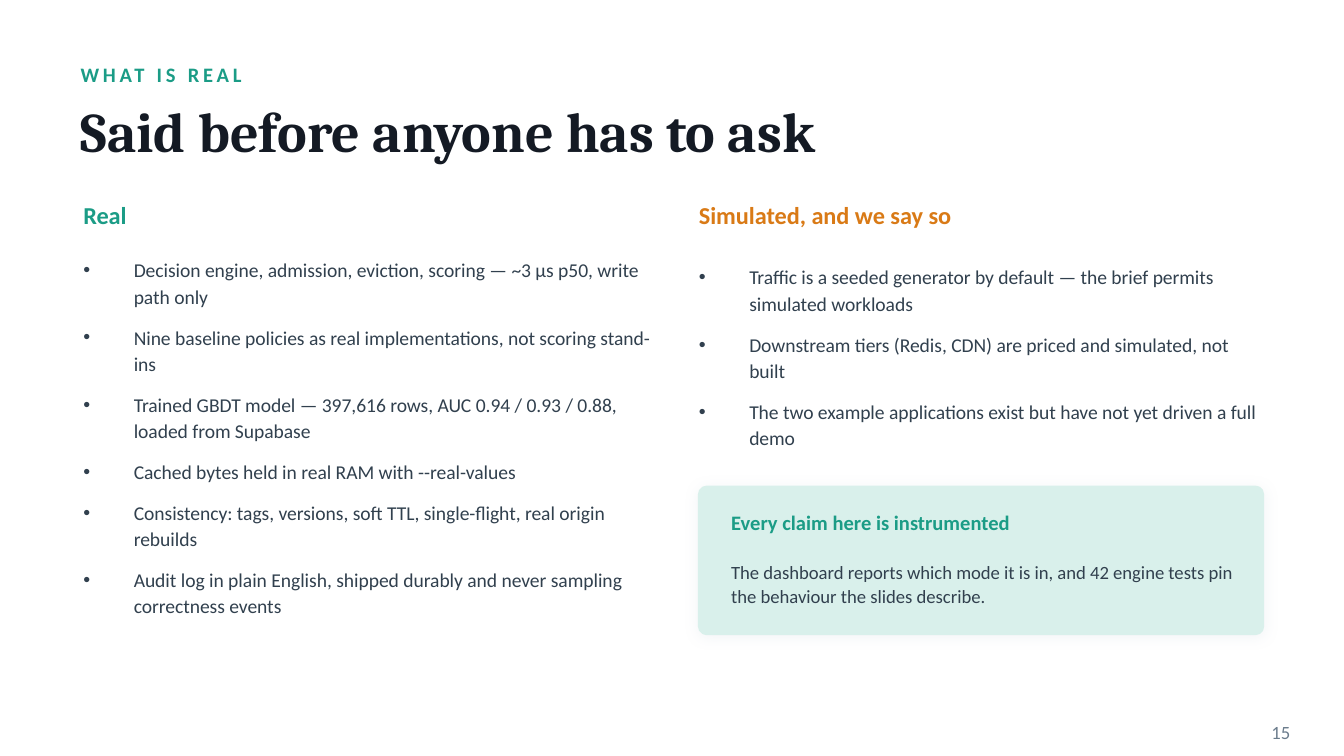
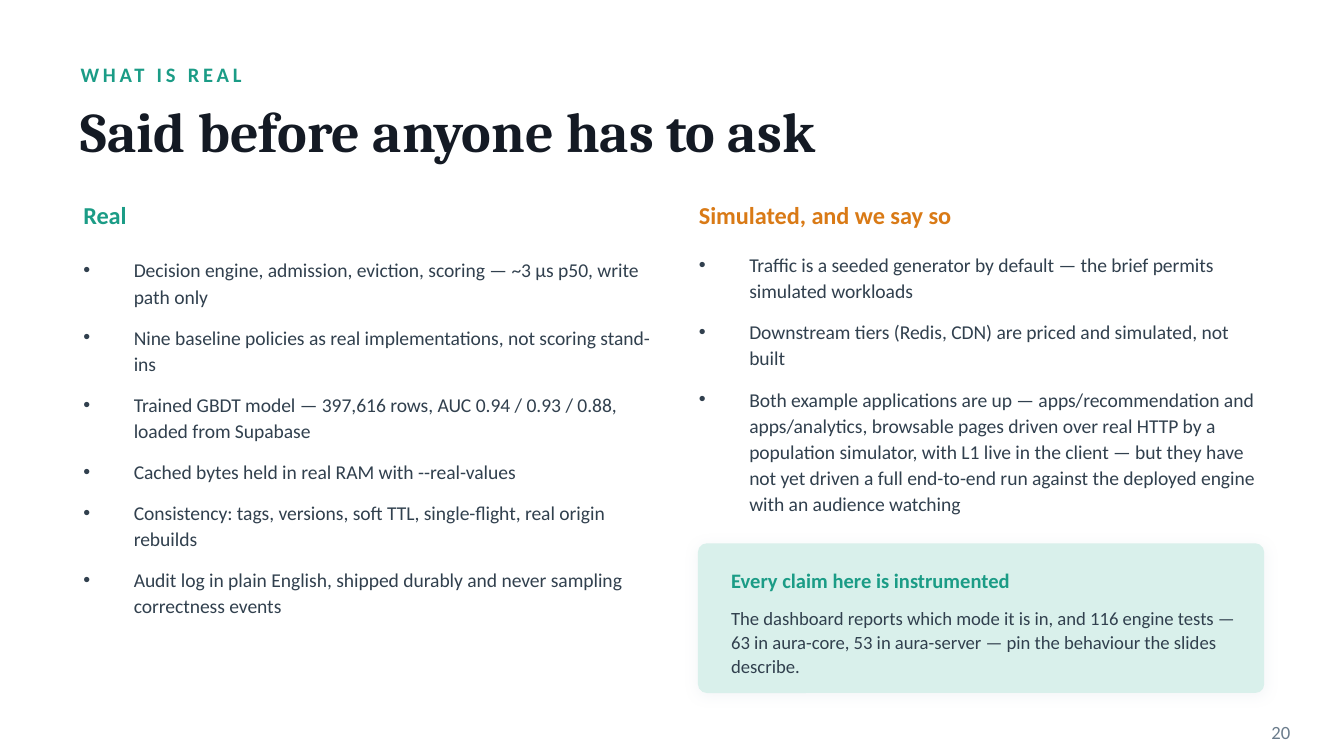
Before and after one commit to officialayush23/VH26-KalaDhua, a slide deck: slide 21 of docs/AURA.pptx (slide 16 before the commit). Drawn at 1344x756 pixels with LibreOffice and Linux fonts; fonts in the diff are those of the drawing. Boxes give left, top, right and bottom in pixels: in the first picture for what was removed or moved away, otherwise in the second. Text is boxed around its words. In the diff, an @@ line names an element or a change of style, - is before the commit and + after.

```diff
--- a/docs/AURA.pptx
+++ b/docs/AURA.pptx
@@ text at bbox=[749, 393, 1255, 515]: text changed @@
-• The two example applications exist but have not yet driven a full demo
+• Both example applications are up — apps/recommendation and apps/analytics, browsable pages driven over real HTTP by a population simulator, with L1 live in the client — but they have not yet driven a full end-to-end run against the deployed engine with an audience watching
@@ rounded rectangle: place and size @@
-rounded rectangle at bbox=[699, 487, 1263, 634]
+rounded rectangle at bbox=[699, 544, 1263, 692]
@@ text "Every claim here is instrumented": place and size @@
-text "Every claim here is instrumented" at bbox=[731, 515, 1010, 534]
+text "Every claim here is instrumented" at bbox=[731, 573, 1010, 592]
@@ text at bbox=[731, 612, 1216, 673]: text changed @@
-The dashboard reports which mode it is in, and 42 engine tests pin the behaviour the slides describe.
+The dashboard reports which mode it is in, and 116 engine tests — 63 in aura-core, 53 in aura-server — pin the behaviour the slides describe.
@@ text at bbox=[1271, 727, 1290, 739]: text changed @@
-15
+20
```
Also in this commit, not shown: 9 other slides changed, 6 slides added, 11 other files.
